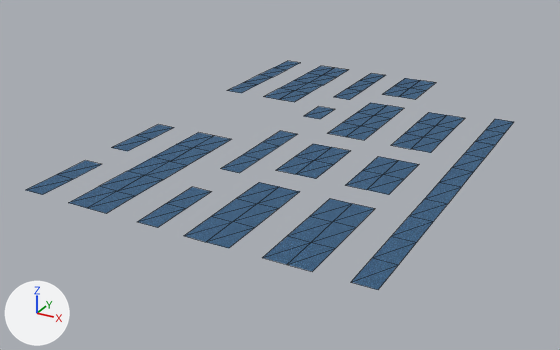
What one commit did to the glTF model models/Carpet.glb.
Both versions are drawn from a camera (50 mm lens) standing at (42.8, -95.9, 40.5) and looking at (-7.3, -4.7, -5.1). Every picture has the same lights, and +X, +Y and +Z are marked at lower left. The first picture is the older version. Mesh edges are drawn as thin lines. Where no turn or scale is listed for an object, it has been applied to the vertices. Vertices at exactly the same position are counted once.

Before the edit, the objects in view are built like this:
```python
me_plane_629 = bpy.data.meshes.new('Plane.629')
me_plane_629.from_pydata(...)  # 178 vertices, 162 faces; spans x 0.0..47.2, y -60.8..8.2, z 0.0
me_plane_629.materials.append(mat_old_used_blue_carpet_002)
ob_carpet_001 = bpy.data.objects.new('Carpet.001', me_plane_629)
ob_carpet_001.location = (-27.19, 26.14, 0.0)
```
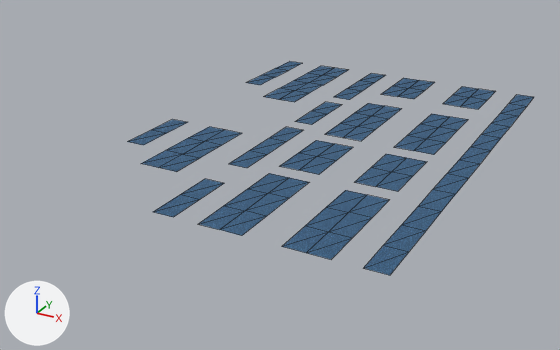
What differs and where, as boxes (x1, y1, x2, y2) in the pictures (560 x 350 px; the box of a moved part takes in the faces that stretch with it):
'Carpet.001', reshaped (17% narrower, 7% shorter): before (26, 61, 514, 290); after (128, 61, 534, 275)
part 1 of me_plane_629, moved or reshaped: before (221, 131, 297, 173); after (247, 61, 302, 85)
part 2 of me_plane_629, moved or reshaped: before (328, 103, 404, 140); after (325, 103, 401, 141)
part 3 of me_plane_629, moved or reshaped: before (392, 112, 465, 153); after (395, 114, 468, 155)
part 4 of me_plane_629, moved or reshaped: before (346, 156, 419, 195); after (355, 154, 427, 192)
part 5 of me_plane_629, moved or reshaped: before (263, 199, 374, 272); after (282, 190, 389, 259)
part 6 of me_plane_629, moved or reshaped: before (277, 144, 350, 179); after (280, 140, 353, 175)
part 7 of me_plane_629, moved or reshaped: before (184, 182, 300, 248); after (199, 173, 309, 236)
part 8 of me_plane_629, moved or reshaped: before (383, 78, 435, 99); after (382, 78, 435, 99)
part 9 of me_plane_629, moved or reshaped: before (138, 187, 211, 228); after (295, 102, 341, 125)
part 10 of me_plane_629, added (blue): after (229, 127, 303, 168)
part 11 of me_plane_629, moved or reshaped: before (26, 160, 102, 195); after (153, 179, 224, 217)
part 12 of me_plane_629, added (blue): after (141, 127, 241, 172)
part 13 of me_plane_629, moved or reshaped: before (112, 124, 174, 151); after (128, 119, 188, 145)
part 14 of me_plane_629, added (blue): after (443, 86, 496, 109)
part 15 of me_plane_629, rebuilt: before (351, 119, 514, 290); after (364, 95, 534, 275)
part 16 of me_plane_629, deleted (blue): before (69, 133, 231, 213)
part 17 of me_plane_629, deleted (blue): before (227, 61, 299, 93)

The edits, one by one:
me_plane_629 is used by ob_carpet_001; location (-27.19, 26.14, 0.0).
me_plane_629 had 178 vertices, 162 faces and spanned x 0.0..47.2, y -60.8..8.2, z 0.0.
me_plane_629 now has 179 vertices, 162 faces and spans x 0.5..47.2, y -57.7..8.2, z 0.0.
me_plane_629 part 1: the loose piece of 8 vertices spanning x 17.6..20.6, y -43.1..-26.6, z 0.0 is moved by (-17.1, 34.9, 0.0).
me_plane_629 part 2: the loose piece of 12 vertices spanning x 24.3..30.1, y -24.3..-7.8, z 0.0 is moved by (-0.2, -0.5, 0.0).
me_plane_629 part 3: the loose piece of 12 vertices spanning x 34.2..40.1, y -24.3..-7.8, z 0.0 is moved by (0.6, -0.5, 0.0).
me_plane_629 part 4: the loose piece of 9 vertices spanning x 34.2..40.1, y -39.9..-28.9, z 0.0 is moved by (0.6, 1.4, 0.0).
me_plane_629 part 5: the loose piece of 12 vertices spanning x 34.2..40.1, y -60.8..-44.3, z 0.0 is moved by (0.6, 3.1, 0.0).
me_plane_629 part 6: the loose piece of 9 vertices spanning x 24.3..30.1, y -39.9..-28.9, z 0.0 is moved by (-0.2, 1.4, 0.0).
me_plane_629 part 7: the loose piece of 12 vertices spanning x 24.3..30.1, y -60.8..-44.3, z 0.0 is moved by (-0.2, 3.1, 0.0).
me_plane_629 part 8: the loose piece of 9 vertices spanning x 24.3..30.1, y -2.7..8.2, z 0.0 is moved by (-0.2, 0.0, 0.0).
me_plane_629 part 9: the loose piece of 6 vertices spanning x 17.6..20.6, y -60.6..-49.6, z 0.0 is moved by (0.0, 38.6, 0.0).
me_plane_629 part 10: the loose piece of 8 vertices spanning x 17.6..20.6, y -43.1..-26.6, z 0.0 is copied, and the copy is moved by (0.0, 1.9, 0.0); it spans x 17.6..20.6, y -41.2..-24.7, z 0.0.
me_plane_629 part 11: the loose piece of 6 vertices spanning x 0.0..2.9, y -60.4..-49.4, z 0.0 is moved by (17.6, 2.7, 0.0).
me_plane_629 part 12: the loose piece of 12 vertices spanning x 24.3..30.1, y -60.8..-44.3, z 0.0 is copied, and the copy is moved by (-17.0, 14.1, 0.0); it spans x 7.3..13.1, y -46.7..-30.2, z 0.0.
me_plane_629 part 13: the loose piece of 6 vertices spanning x 0.0..2.9, y -44.1..-33.1, z 0.0 is moved by (0.5, 2.9, 0.0).
me_plane_629 part 14: the loose piece of 9 vertices spanning x 24.3..30.1, y -2.7..8.2, z 0.0 is copied, and the copy is moved by (10.6, 0.0, 0.0); it spans x 34.9..40.7, y -2.8..8.2, z 0.0.
me_plane_629 part 15: the loose piece of 22 vertices spanning x 44.3..47.2, y -60.8..-5.9, z 0.0 is rebuilt with 26 vertices and now spans x 44.3..47.2, y -57.7..8.2, z 0.0.
me_plane_629 part 16: the loose piece of 18 vertices spanning x 7.3..13.1, y -60.6..-33.1, z 0.0 is deleted.
me_plane_629 part 17: the loose piece of 10 vertices spanning x 0.0..2.9, y -13.7..8.2, z 0.0 is deleted.
Other edits to the shape of me_plane_629 do not show in these pictures.
